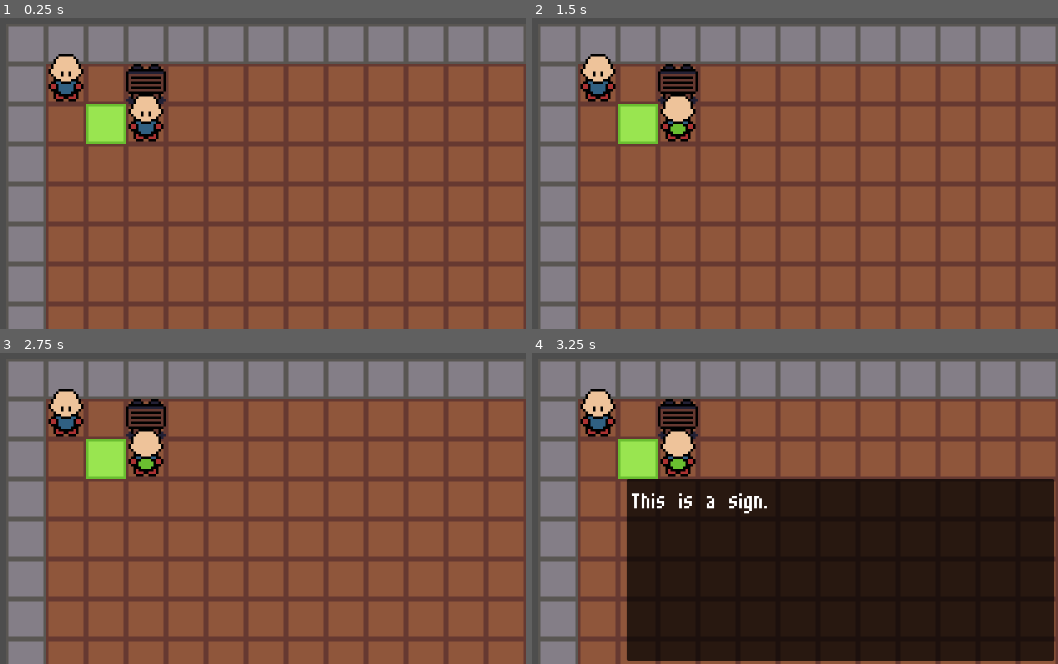
Above: before the commit, frames 1-4 (two rows, left to right).
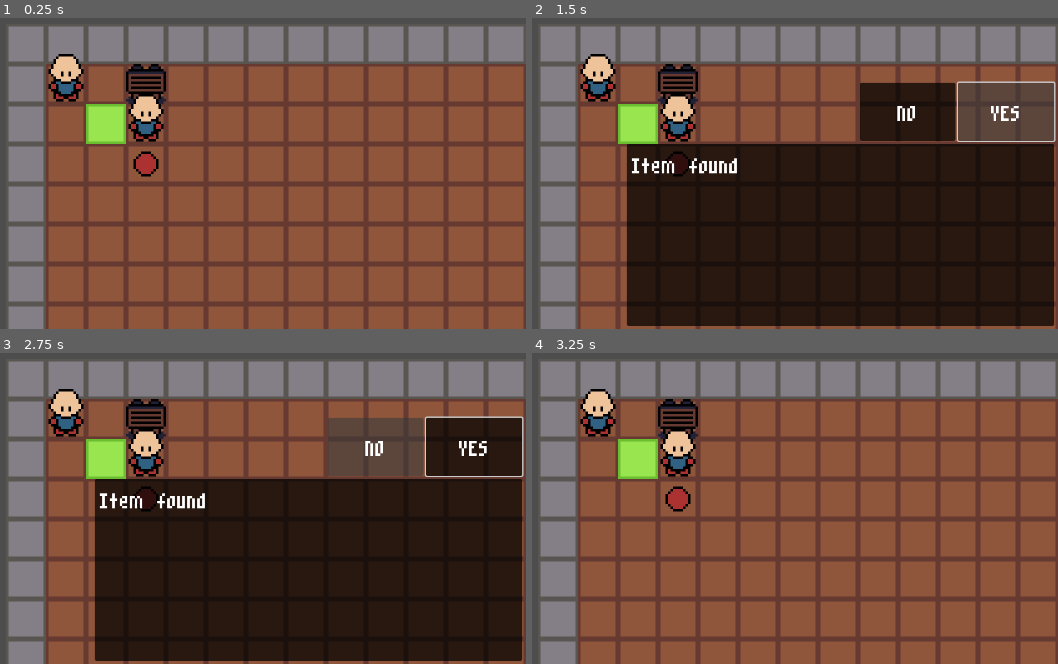
Above: after the commit, the same moments.

Repository: jevonsp/monster-tamer
Game: Godot game, scene res://main/main.tscn
Two runs of this game, one before a commit and one after it. Both use one fixed random seed, a clock stepped at 60 frames per second and the inputs below.
Inputs (mouse positions are in pixels of both pictures, inside the frame that each line leads up to):
- Up to frame 1 (0.25 s): no input
- Up to frame 2 (1.5 s): tap Enter at 0.5 s; move the mouse to (700, 101) at 0.52 s; hold W (up) 0.53-1.25 s; hold Space (yes) 0.53-1.25 s; click (700, 101) at 0.67 s; click (1005, 111) at 1.25 s, where only the run after the commit has a clickable "YES"
- Up to frame 3 (2.75 s): click (373, 446) at 2 s, where only the run after the commit has a clickable "NO"
- Up to frame 4 (3.25 s): tap Space (yes) at 2.75 s; move the mouse to (616, 440) at 2.77 s; hold W (up) from 2.78 s (still down); tap Shift at 2.85 s

The runs differ from the first frame. In frame 1, 0.3% of the frame differs, in the area x 25-31%, y 42-52%; in frame 2, 55%, in the area x 18-100%, y 20-100%; in frame 3, 55%; in frame 4, 48%.

Commit message:
Added Ground Items
Next->Items

Diff:
--- /dev/null
+++ b/ground_item.gd
@@ -0,0 +1,11 @@
+extends StaticObject
+class_name GroundItem
+
+func interact(body: CharacterBody2D) -> void:
+	super(body)
+	if not is_question:
+		await Global.overworld_text_box_complete
+		trigger()
+
+func trigger() -> void:
+	print("Would give item here")
--- a/main/main.tscn
+++ b/main/main.tscn
@@ -14,6 +14,7 @@
 [ext_resource type="PackedScene" uid="uid://drjlut2xdgcjc" path="res://ui/menu.tscn" id="11_bsumw"]
 [ext_resource type="PackedScene" uid="uid://yx0hpdrx2je4" path="res://ui/party.tscn" id="12_fwcvl"]
 [ext_resource type="PackedScene" uid="uid://2cylrl5md0pt" path="res://world_objects/interactable/static_object/sign.tscn" id="14_73k8k"]
+[ext_resource type="PackedScene" uid="uid://bx454q08456b7" path="res://world_objects/interactable/static_object/ground_item.tscn" id="15_5xyti"]
 
 [sub_resource type="Resource" id="Resource_fwcvl"]
 script = ExtResource("5_kfbq2")
@@ -82,3 +83,9 @@
 [node name="Sign" parent="." unique_id=425176937 instance=ExtResource("14_73k8k")]
 position = Vector2(48, 16)
 text = Array[String](["This is a sign."])
+is_question = true
+
+[node name="GroundItem" parent="." unique_id=726795139 instance=ExtResource("15_5xyti")]
+position = Vector2(48, 48)
+text = Array[String](["Item found"])
+is_question = true
--- a/ui/overworld_text_box.gd
+++ b/ui/overworld_text_box.gd
@@ -54,6 +54,7 @@
 
 
 func _load_text(obj: Node, ta: Array[String], auto_complete: bool, question: bool) -> void:
+	print("question=", question)
 	Global.toggle_player.emit()
 	_toggle_visible()
 	obj_ref = obj
@@ -91,6 +92,7 @@
 
 
 func _await_question() -> bool:
+	print("awaiting question")
 	_toggle_questions_visible()
 	var answer = await answer_given
 	if answer:
@@ -99,6 +101,7 @@
 
 
 func _trigger() -> void:
+	print("triggering obj ref. obj ref=", obj_ref)
 	if obj_ref.has_method("trigger"):
 		obj_ref.trigger()
 
--- /dev/null
+++ b/world_objects/interactable/static_object/ground_item.tscn
@@ -0,0 +1,20 @@
+[gd_scene format=3 uid="uid://bx454q08456b7"]
+
+[ext_resource type="Script" uid="uid://bb8nk6f84xnxt" path="res://ground_item.gd" id="2_mxhni"]
+[ext_resource type="Texture2D" uid="uid://iikfm8js0p7y" path="res://world_objects/interactable/static_object/ball.png" id="2_ncpfj"]
+
+[sub_resource type="RectangleShape2D" id="RectangleShape2D_eferr"]
+size = Vector2(16, 16)
+
+[node name="GroundItem" type="StaticBody2D" unique_id=425176937 groups=["interactable"]]
+collision_layer = 8
+script = ExtResource("2_mxhni")
+
+[node name="Sprite2D" type="Sprite2D" parent="." unique_id=1075121401]
+position = Vector2(8, 8)
+texture = ExtResource("2_ncpfj")
+hframes = 3
+
+[node name="CollisionShape2D" type="CollisionShape2D" parent="." unique_id=351896430]
+position = Vector2(8, 8)
+shape = SubResource("RectangleShape2D_eferr")
--- a/world_objects/interactable/static_object/static_object.gd
+++ b/world_objects/interactable/static_object/static_object.gd
@@ -1,5 +1,5 @@
 extends StaticBody2D
-
+class_name StaticObject
 @export_multiline var text: Array[String] = [""]
 @export var is_autocomplete: bool = false
 @export var is_question: bool = false
Not shown, added: ground_item.gd.uid
Binary file added: world_objects/interactable/static_object/ball.png
Not shown, added: world_objects/interactable/static_object/ball.png.import
